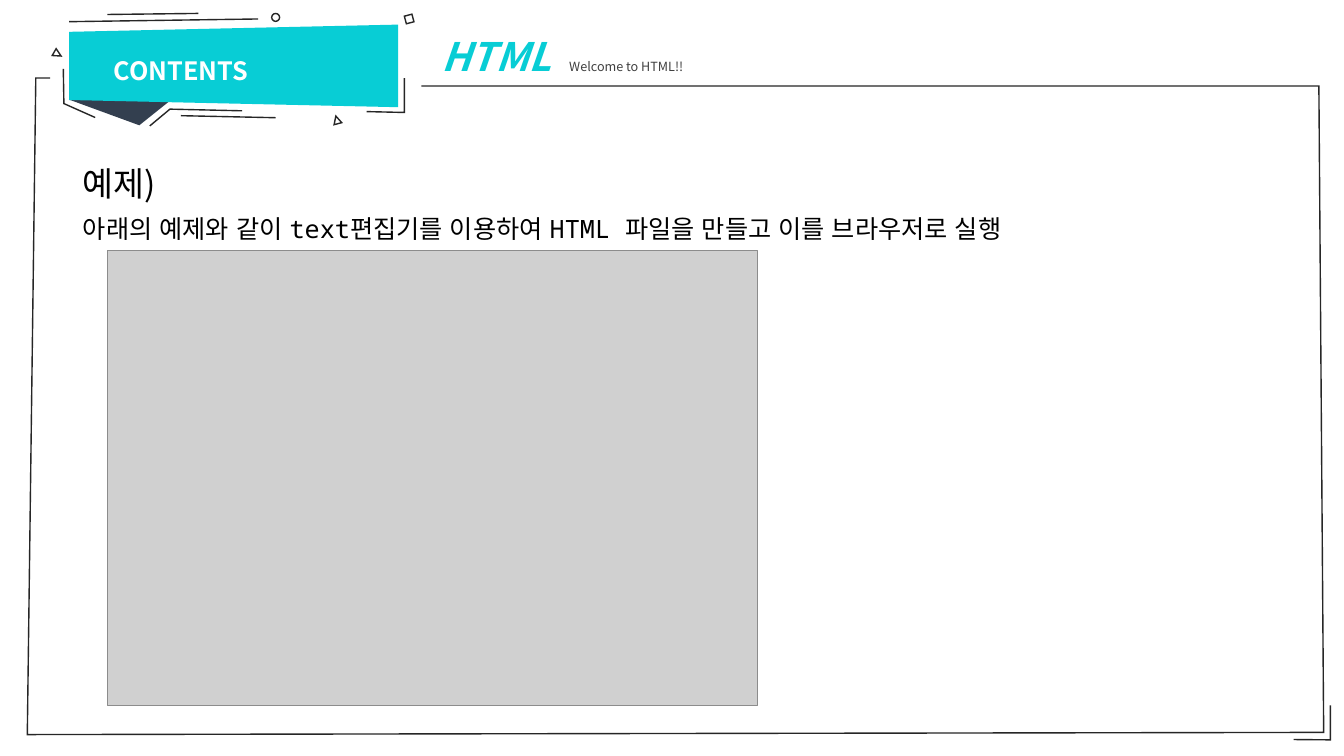
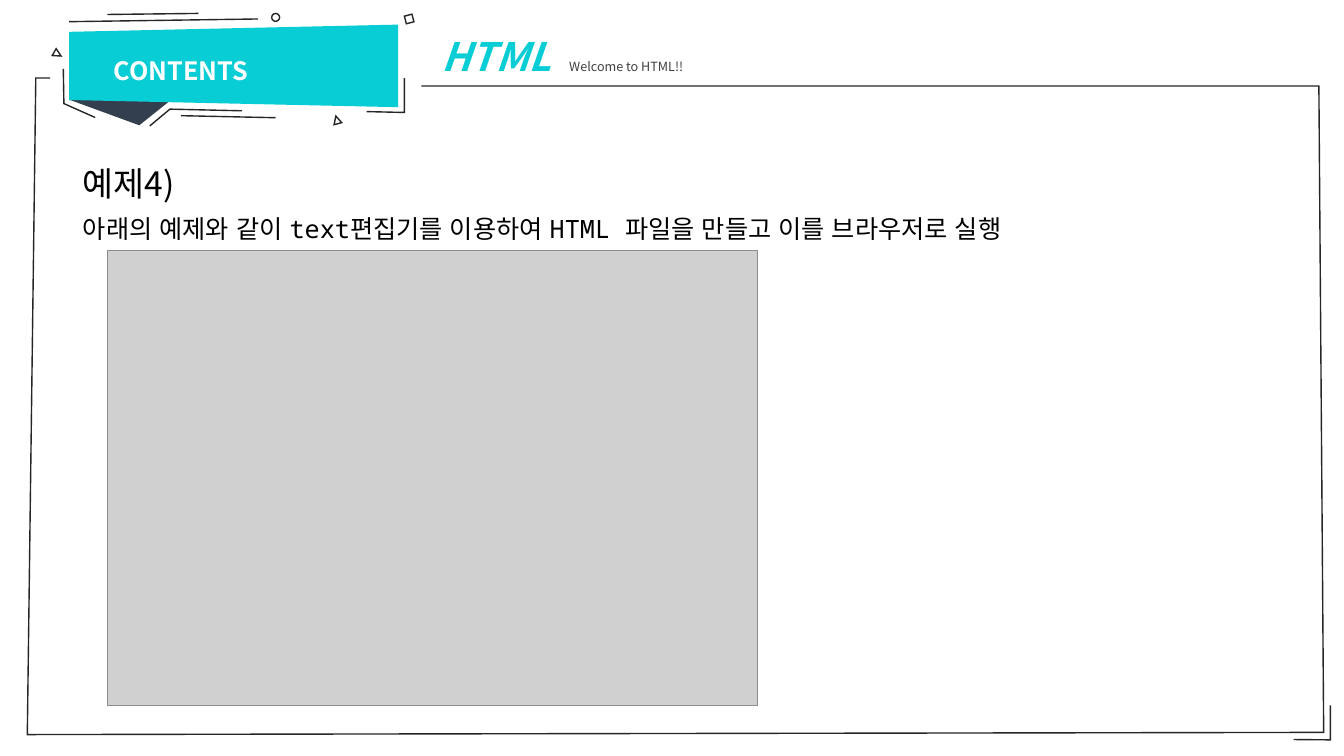
Before and after one commit to sumn-2020/lecture, a slide deck: slide 20 of 강의자료.pptx (slide 23 before the commit). Drawn at 1344x756 pixels with LibreOffice and Linux fonts; fonts in the diff are those of the drawing; grey boxes stand for pictures. Boxes give left, top, right and bottom in pixels: in the first picture for what was removed or moved away, otherwise in the second. Text is boxed around its words. In the diff, an @@ line names an element or a change of style, - is before the commit and + after.

```diff
--- a/강의자료.pptx
+++ b/강의자료.pptx
@@ text at [83, 168, 175, 203]: text changed @@
-예제)
+예제4)
```
Also in this commit, not shown: 16 other slides changed, 1 slide added, 3 slides removed, 2 other files.
